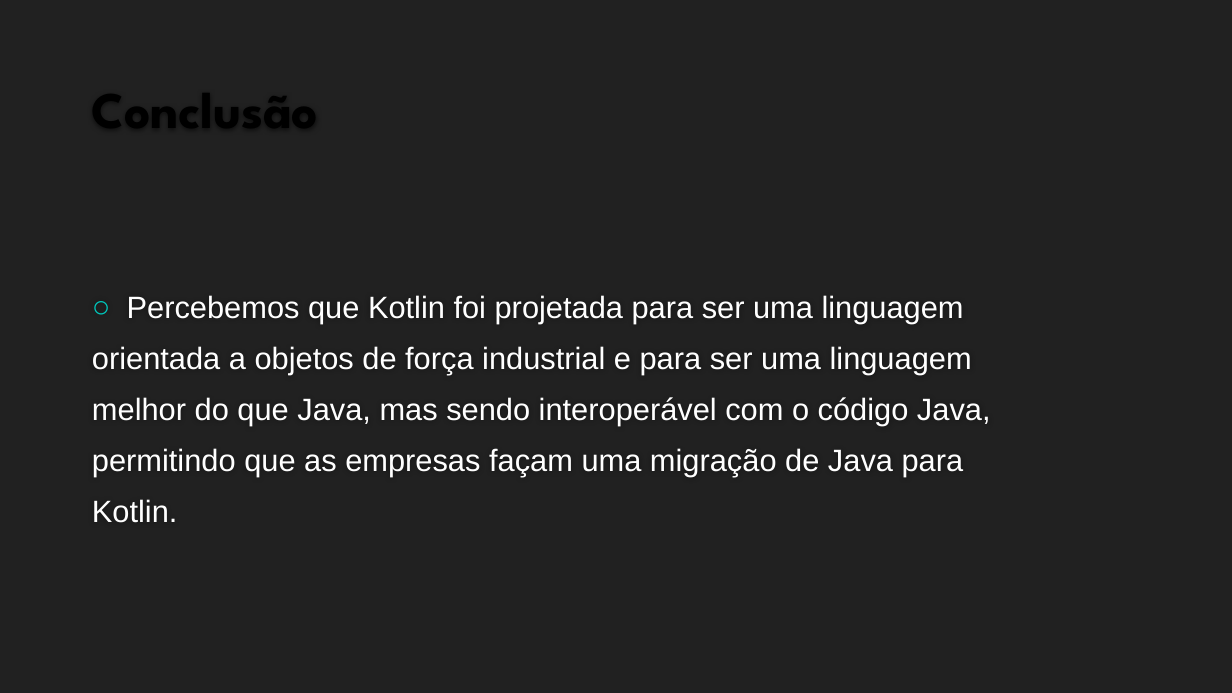
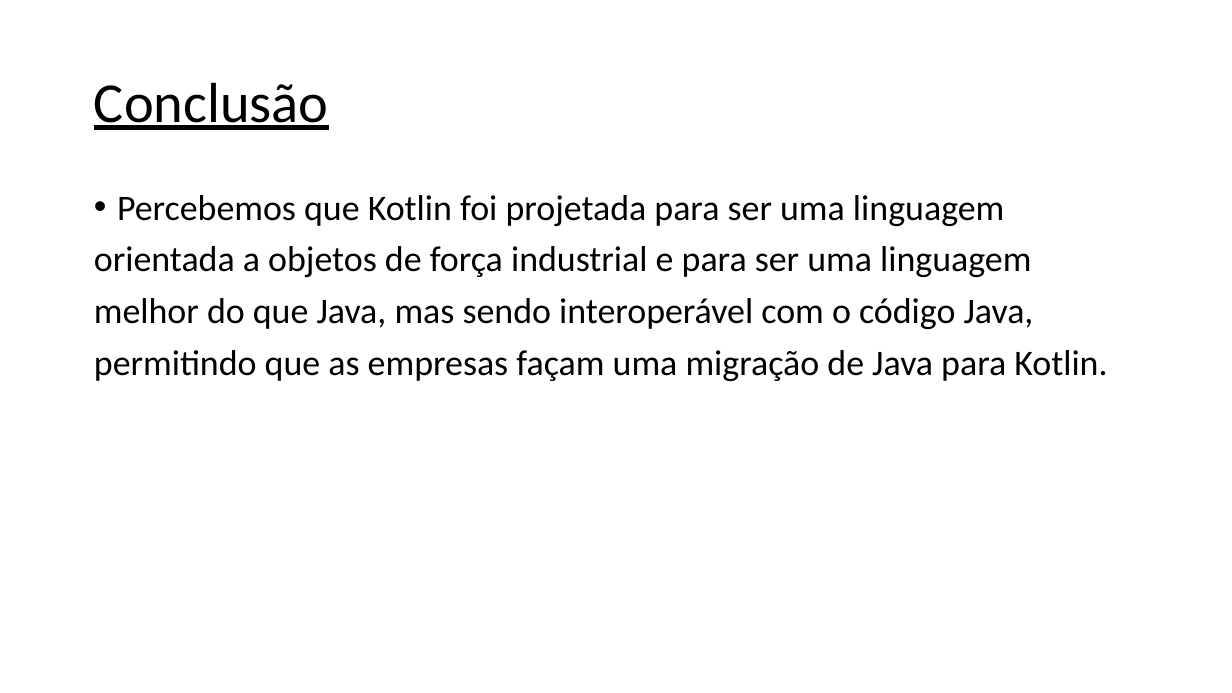
Before and after one commit to lucascomp/EDL, a slide deck: slide 8 of trabalhos/trabalho-01/SLIDES.pptx (slide 11 before the commit). Drawn at 1232x693 pixels with LibreOffice and Linux fonts; fonts in the diff are those of the drawing; background and template pictures are left out. Boxes give left, top, right and bottom in pixels: in the first picture for what was removed or moved away, otherwise in the second. Text is boxed around its words. In the diff, an @@ line names an element or a change of style, - is before the commit and + after.

```diff
--- a/trabalhos/trabalho-01/SLIDES.pptx
+++ b/trabalhos/trabalho-01/SLIDES.pptx
@@ background #212121 to #FFFFFF @@
@@ title "Conclusão": place and size @@
-title "Conclusão" at bbox=[82, 45, 1151, 143]
+title "Conclusão" at bbox=[94, 82, 329, 130]
@@ title "Conclusão" at bbox=[94, 82, 329, 130]: size 40 to 44 pt, font League Spartan to Calibri, bold off, underline on; line spacing 1 to 0.9; vertical alignment bottom to middle @@
@@ text "Percebemos que Kotlin foi projetada ...": place and size @@
-text "Percebemos que Kotlin foi projetada ..." at bbox=[92, 295, 991, 523]
+text "Percebemos que Kotlin foi projetada ..." at bbox=[94, 195, 1107, 381]
@@ text "Percebemos que Kotlin foi projetada ..." at bbox=[94, 195, 1107, 381]: vertical alignment middle to top @@
@@ text at bbox=[94, 195, 1034, 329]: size 24 to 28 pt, font Arial to Calibri, text colour #FFFFFF to #000000 in "Percebemos que Kotlin foi projetada para ser ...", "orientada a objetos de força industrial e ...", "melhor do que Java, mas sendo interoperável ..."; bullet ○ to •; line spacing 1 to 0.9 @@
@@ text at bbox=[94, 350, 1107, 381]: text changed; size 24 to 28 pt; font Arial to Calibri; text colour #FFFFFF to #000000 @@
-permitindo que as empresas façam uma migração de Java para
-Kotlin.
+permitindo que as empresas façam uma migração de Java para Kotlin.
```
Also in this commit, not shown: 6 other slides changed, 1 slide added, 5 slides removed.
